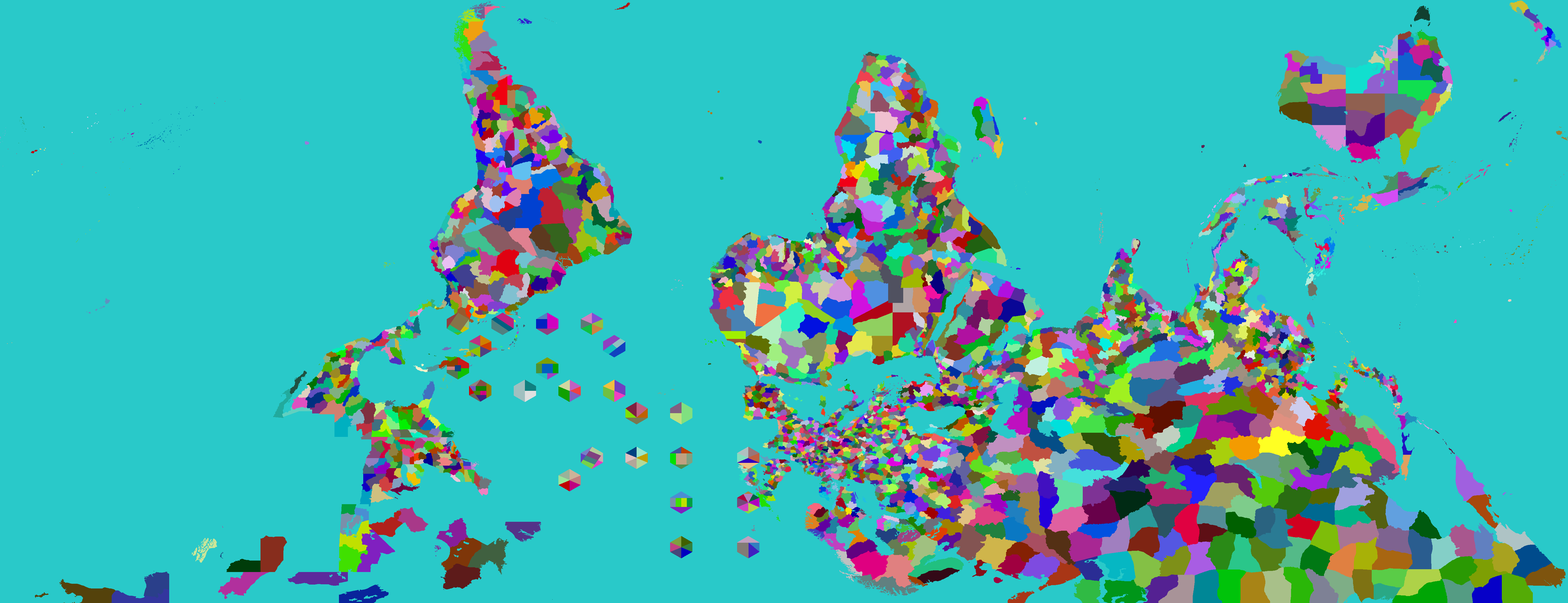
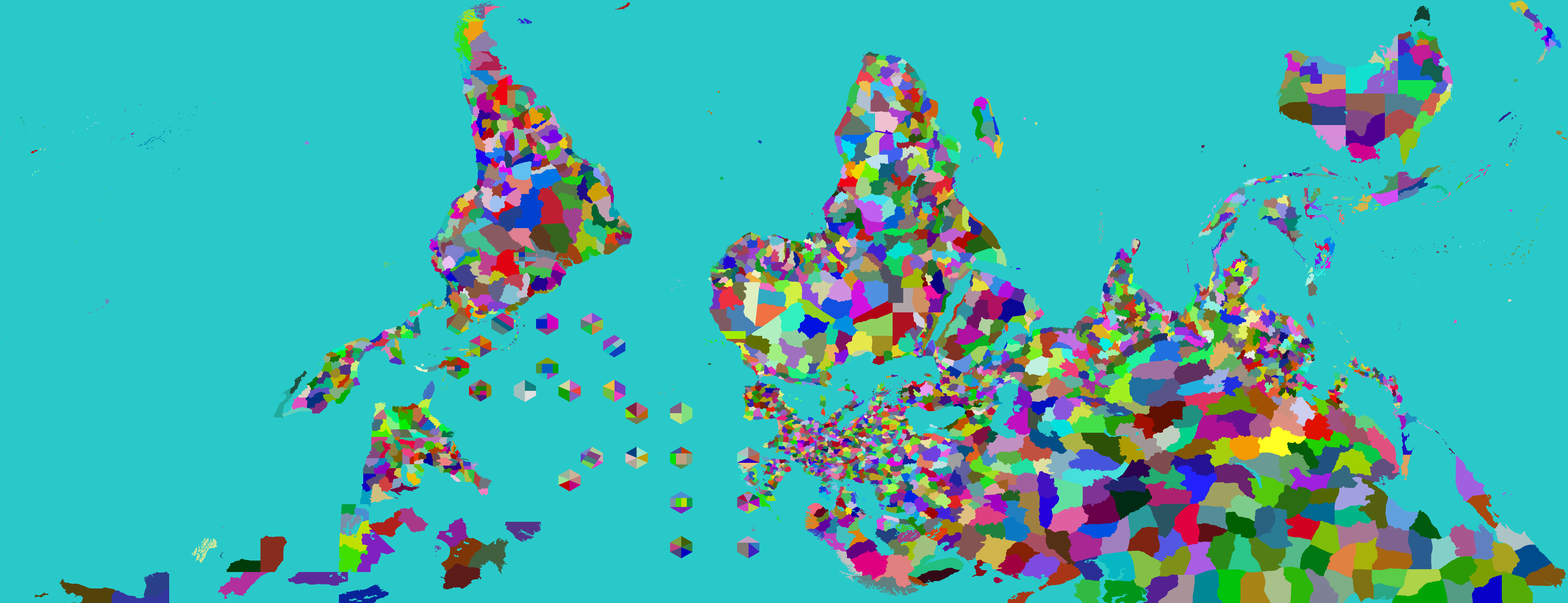
The second 1568 × 603 image is a revision of the first. Changes to its layers:
painted on "Provinces" over bbox(318, 245, 537, 440)
